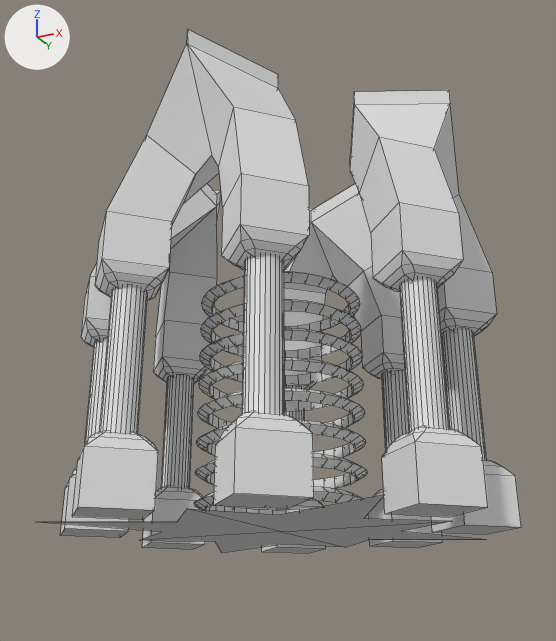
What one commit did to the Blender file dev_files_donot_use_for_server/blender_files/jdeivid/ruina/v3/tower_1.blend.
Camera for both pictures: a 50 mm lens placed at (113.0, -229.0, -30.0), pointed at (1.0, -3.0, 72.0). Every picture has the same lights, and +X, +Y and +Z are marked at upper left. Mesh edges are drawn as thin lines. Materials are left out; every surface is plain grey.

The older version as bpy lines, for what is in view:
```python
me_red = bpy.data.meshes.new('red')
me_red.from_pydata(...)  # 458 vertices, 385 faces, 19 loose edges; spans x 0.0..70.9, y 0.0..71.0, z -0.3..149.3
# faces by material slot: [70, 52, 176, 80, 7]
me_red.materials.append(mat_glow_inner)
me_red.materials.append(mat_blue)
me_red.materials.append(mat_c_frying_pan_gold)
me_red.materials.append(mat_black)
me_red.materials.append(mat_moon_gravel_crystal)
ob_tower_1 = bpy.data.objects.new('tower_1', me_red)
ob_tower_1.location = (0.0, 0.0, 0.0)
_m = ob_tower_1.modifiers.new('Mirror', 'MIRROR')
_m.use_axis = (True, True, False)
_m.use_clip = True
```
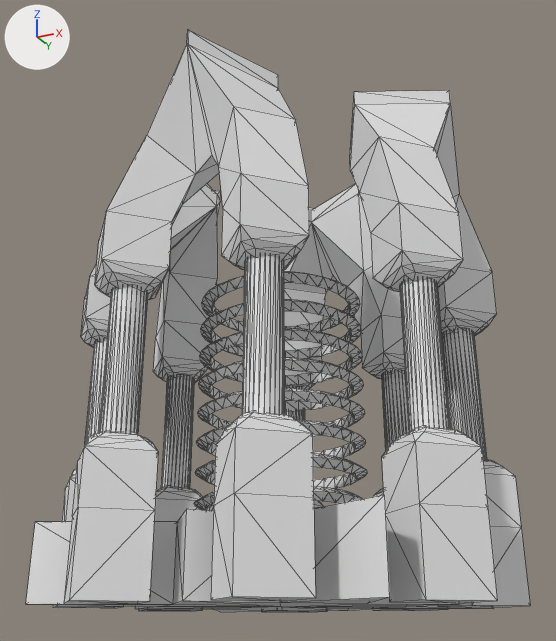
Changed parts and their boxes [x1, y1, x2, y2] in the pictures (556 x 641 px):
'tower_1', reshaped (7% wider, 11% taller): before [48, 30, 521, 553]; after [26, 30, 530, 612]
part 1 of me_red, added: after [85, 278, 487, 487]
part 2 of me_red, added: after [99, 255, 409, 450]
part 3 of me_red, built on: after [26, 30, 530, 612]

Patch to the scene script:
```diff
--- a/dev_files_donot_use_for_server/blender_files/jdeivid/ruina/v3/tower_1.blend.py
+++ b/dev_files_donot_use_for_server/blender_files/jdeivid/ruina/v3/tower_1.blend.py
@@ me_red @@
 # used by ob_tower_1; location = (0.0, 0.0, 0.0)
-me_red.from_pydata(...)  # 458 vertices, 385 faces, 19 loose edges; spans x 0.0..70.9, y 0.0..71.0, z -0.3..149.3
+me_red.from_pydata(...)  # 466 vertices, 846 faces; spans x -70.9..0.0, y -71.0..0.0, z -22.6..149.3
+# me_red part 1: a new loose piece, a 24-sided cylinder along z spanning x -62.5..-51.5, y -28.5..-17.5, z 20.0..66.0
+# me_red part 2: a new loose piece, a 24-sided cylinder along z spanning x -28.5..-17.6, y -62.4..-51.5, z 20.0..66.0
+# me_red part 3: 1 vertex removed from x 0.0, y 0.0, z -0.3; 369 vertices added at x -70.9..0.0, y -71.0..0.0, z -22.6..149.3
```
